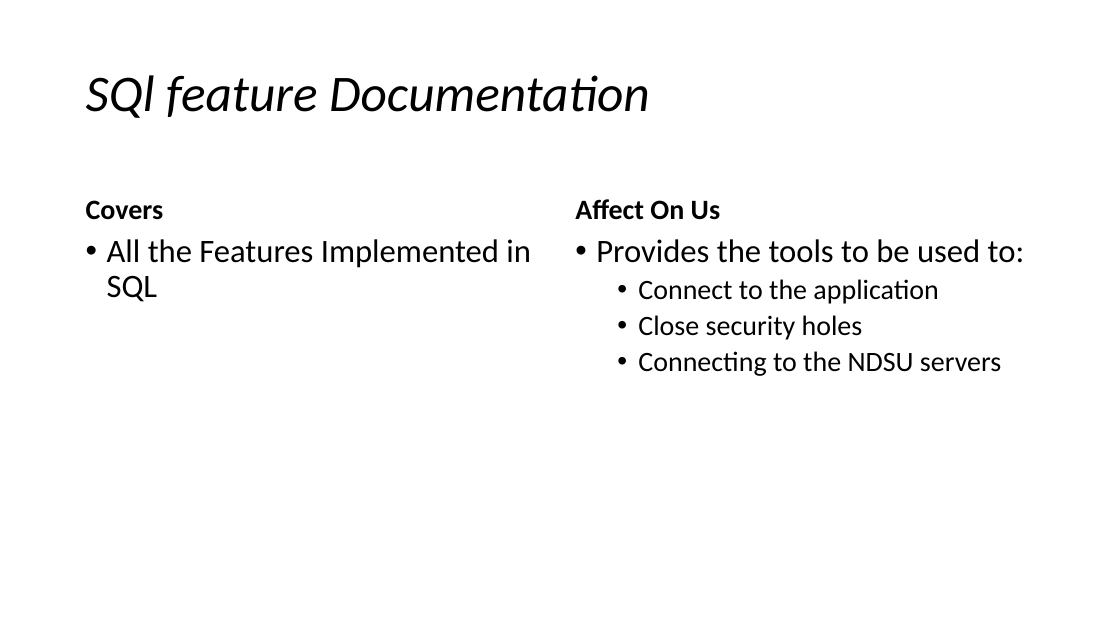
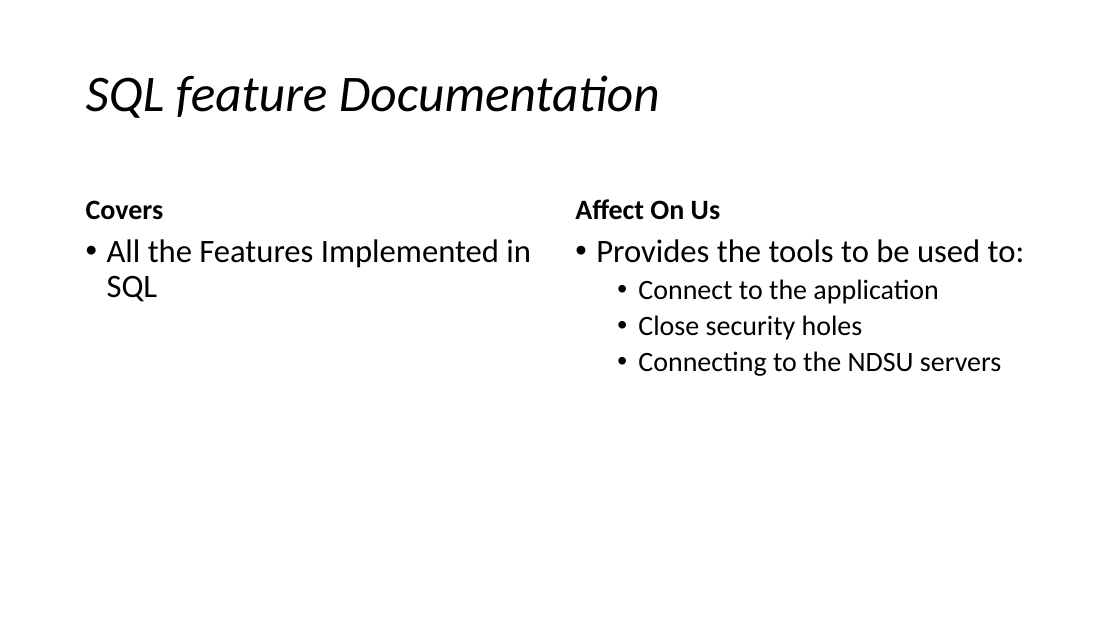
Before and after one commit to frozenNodak/InventoryManagement491, a slide deck: slide 6 of related work presentation draft.pptx. Drawn at 1120x630 pixels with LibreOffice and Linux fonts; fonts in the diff are those of the drawing. Boxes give left, top, right and bottom in pixels: in the first picture for what was removed or moved away, otherwise in the second. Text is boxed around its words. In the diff, an @@ line names an element or a change of style, - is before the commit and + after.

```diff
--- a/related work presentation draft.pptx
+++ b/related work presentation draft.pptx
@@ title at [86, 75, 660, 118]: text changed @@
-SQl feature Documentation
+SQL feature Documentation
```
Also in this commit, not shown: 1 other slide changed, 4 slides added, 1 slide removed.
